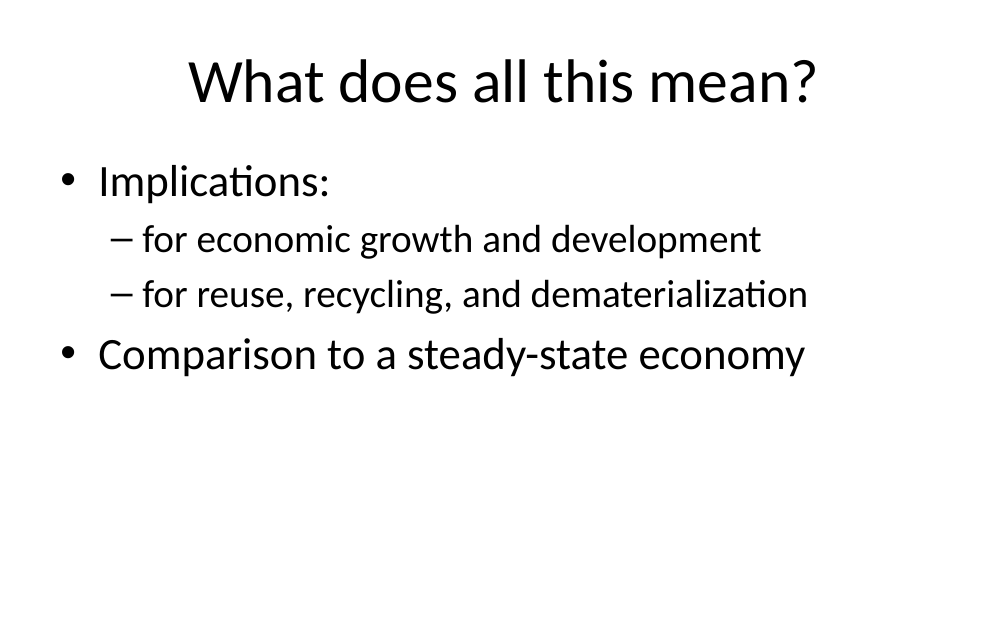
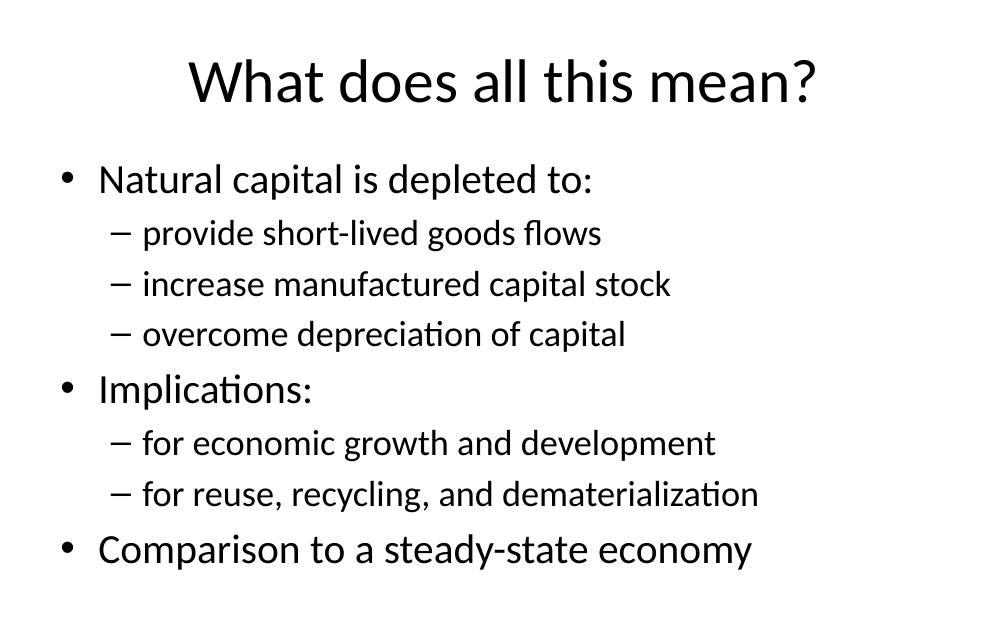
Before and after one commit to MatthewHeun/Dynamic-IO-Modeling, a slide deck: slide 16 of Book_launch/Book_launch_MCD_v2.pptx. Drawn at 1008x630 pixels with LibreOffice and Linux fonts; fonts in the diff are those of the drawing. Boxes give left, top, right and bottom in pixels: in the first picture for what was removed or moved away, otherwise in the second. Text is boxed around its words. In the diff, an @@ line names an element or a change of style, - is before the commit and + after.

Commit message:
book launch slides with implications

```diff
--- a/Book_launch/Book_launch_MCD_v2.pptx
+++ b/Book_launch/Book_launch_MCD_v2.pptx
@@ text at (x1=98, y1=164, x2=672, y2=352): paragraphs added @@
+• Natural capital is depleted to:
+  – provide short-lived goods flows
+  – increase manufactured capital stock
+  – overcome depreciation of capital
@@ text at (x1=98, y1=374, x2=759, y2=570): size 32 to 29.6 pt in "Implications:", "Comparison to a steady-state economy"; size 28 to 25.9 pt in "for economic growth and development", "for reuse, recycling, and dematerialization" @@
```
Also in this commit, not shown: 3 other slides changed, 6 slides added.
